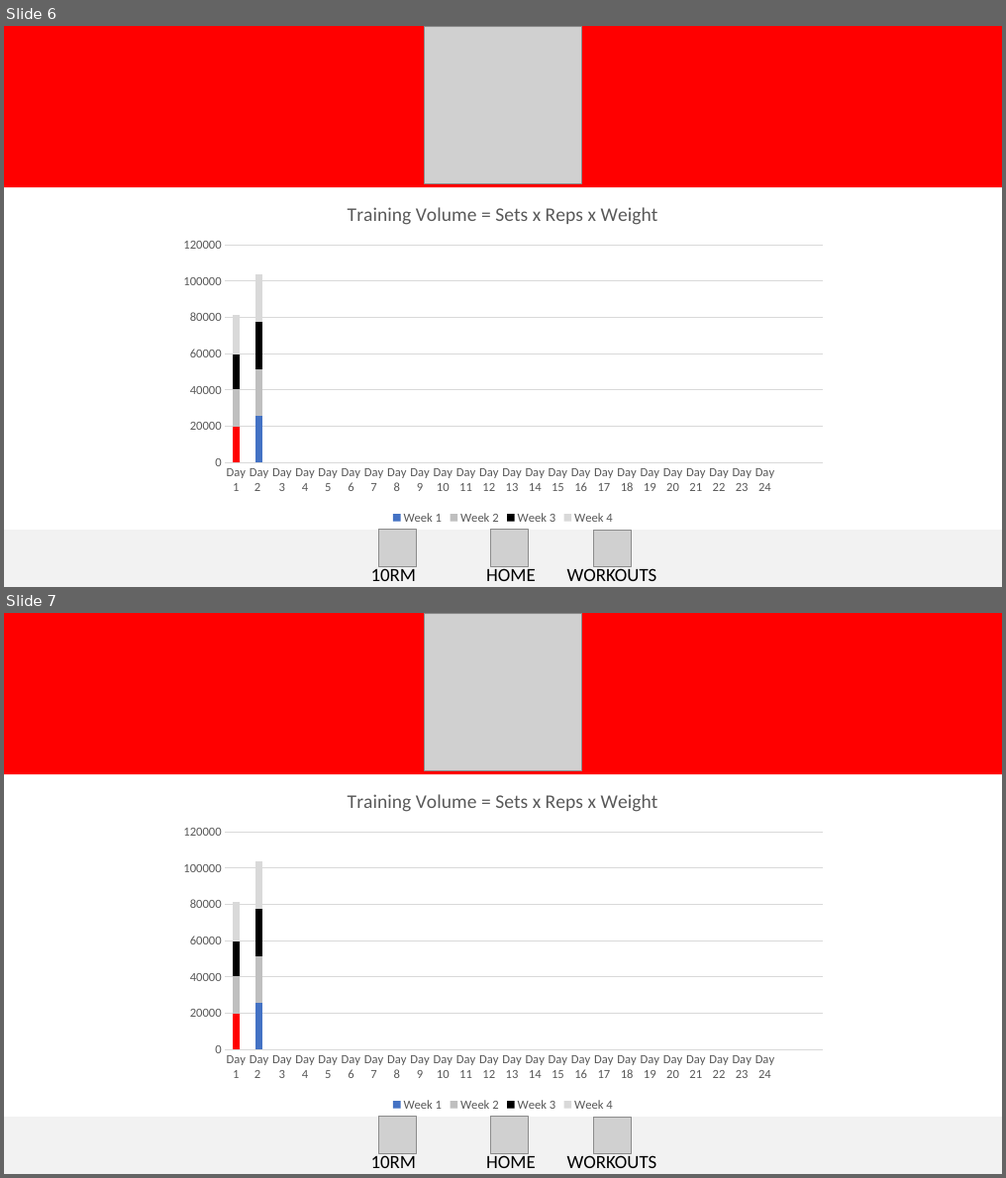
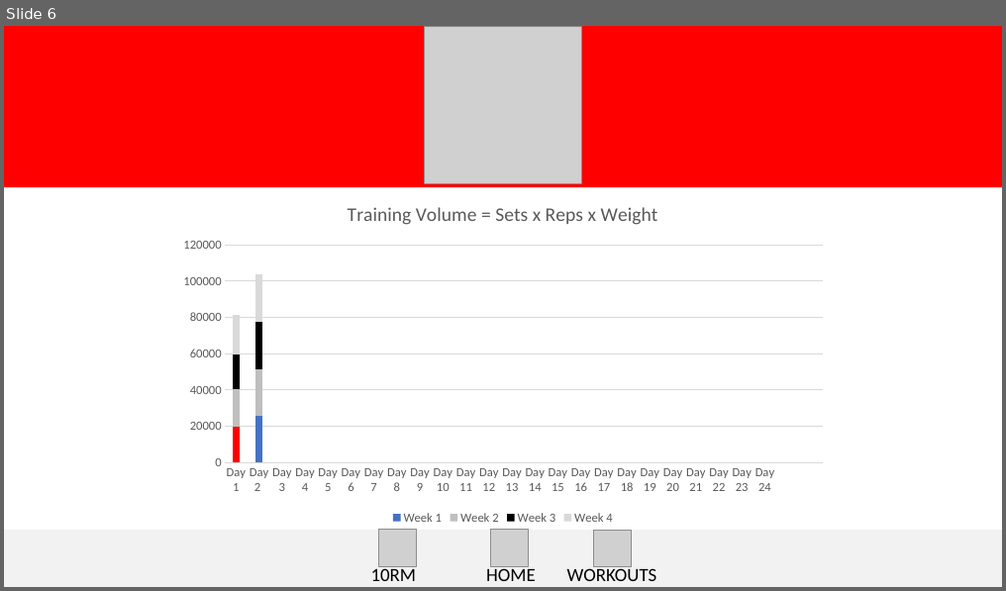
Before and after one commit to cortezmb/MESOCYCLE, a slide deck: mesocycle/public/storyboard/Mesocycle Storyboard.pptx. Shown one above the other, each under a label of ours: slides 6 and 7 before the commit, slide 6 after it. The pictures are 1006x1178 and 1006x591 pixels, drawn with LibreOffice and Linux fonts; fonts in the diff are those of the drawing; grey boxes stand for pictures. Boxes give left, top, right and bottom in pixels: in the first picture for what was removed or moved away, otherwise in the second. Text is boxed around its words. In the diff, an @@ line names an element or a change of style, - is before the commit and + after.

```diff
--- a/mesocycle/public/storyboard/Mesocycle Storyboard.pptx
+++ b/mesocycle/public/storyboard/Mesocycle Storyboard.pptx
@@ slide 7 removed at box(4, 613, 1002, 1174), background #FFFFFF @@
@@ rectangle removed at box(4, 613, 1002, 774) @@
@@ picture removed at box(424, 613, 581, 770) @@
@@ column stacked chart removed at box(170, 775, 836, 1116) @@
-title "Training Volume = Sets x Reps x Weight "
-categories: Day 1, Day 2 , Day 3, Day 4, Day 5, Day 6, Day 7, Day 8, Day 9, Day 10, Day 11, Day 12, Day 13, Day 14, Day 15, Day 16, Day 17, Day 18, Day 19, Day 20, Day 21, Day 22, Day 23, Day 24
-Week 1: 20000, 26000, -, -, -, -, -, -, -, -, -, -, -, -, -, -, -, -, -, -, -, -, -, -, -, -
-Week 2: 21000, 26000, -, -, -, -, -, -, -, -, -, -, -, -, -, -, -, -, -, -, -, -, -, -, -, -
-Week 3: 19000, 26000, -, -, -, -, -, -, -, -, -, -, -, -, -, -, -, -, -, -, -, -, -, -, -, -
-Week 4: 22000, 26000, -, -, -, -, -, -, -, -, -, -, -, -, -, -, -, -, -, -, -, -, -, -, -, -
@@ rectangle removed at box(4, 1117, 1002, 1174) @@
@@ picture removed at box(379, 1117, 417, 1155) @@
@@ picture removed at box(491, 1117, 528, 1155) @@
@@ picture removed at box(594, 1117, 632, 1155) @@
@@ text removed at box(371, 1154, 417, 1168) @@
-10RM
@@ text removed at box(486, 1154, 536, 1168) @@
-HOME
@@ text removed at box(567, 1154, 657, 1168) @@
-WORKOUTS
```
Also in this commit, not shown: 1 slide changed, 8 other files.
